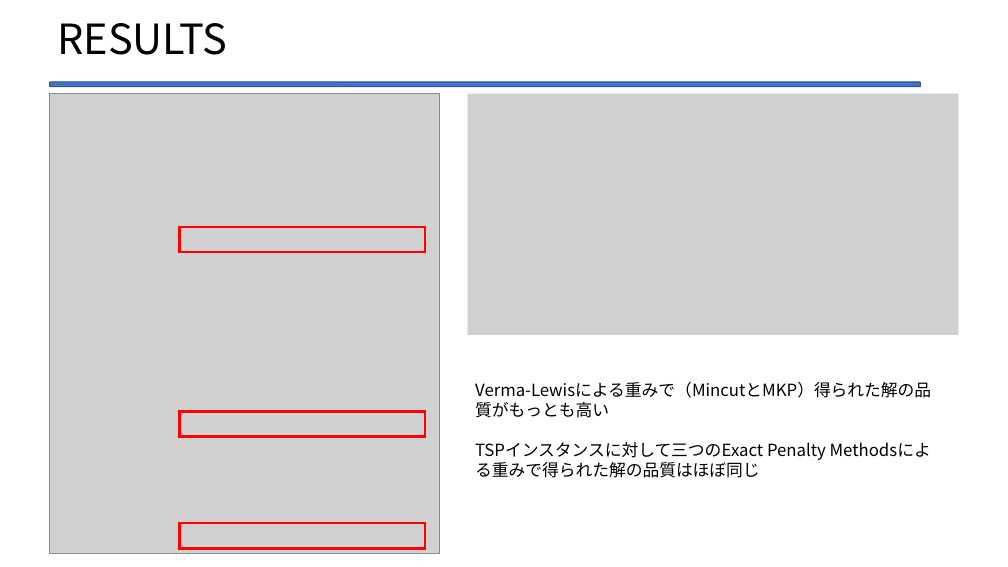
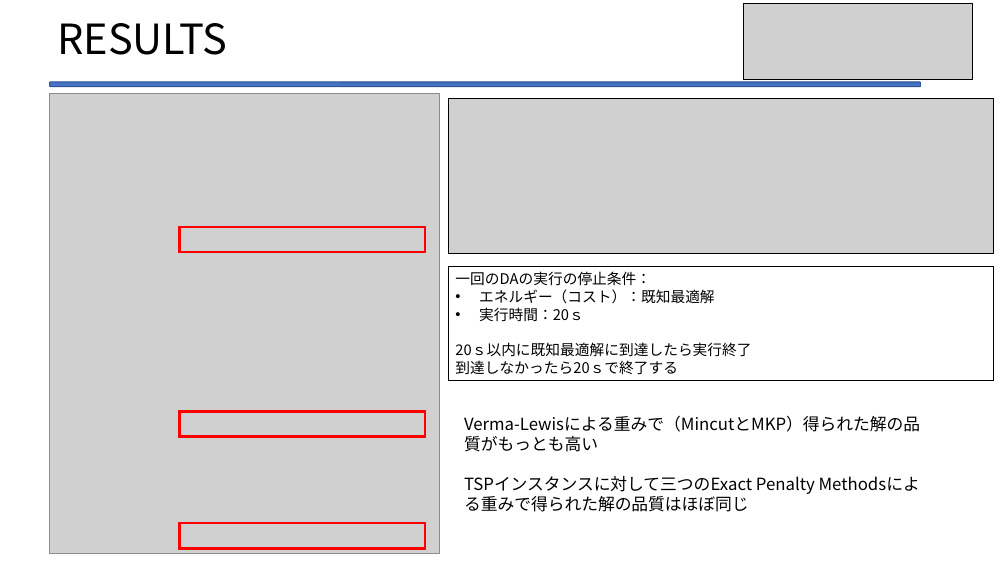
Before and after one commit to Legolas9999/zemi, a slide deck: slide 43 of lcj_ron_zemi2.pptx (slide 39 before the commit). Drawn at 1008x567 pixels with LibreOffice and Linux fonts; fonts in the diff are those of the drawing; grey boxes stand for pictures. Boxes give left, top, right and bottom in pixels: in the first picture for what was removed or moved away, otherwise in the second. Text is boxed around its words. In the diff, an @@ line names an element or a change of style, - is before the commit and + after.

```diff
--- a/lcj_ron_zemi2.pptx
+++ b/lcj_ron_zemi2.pptx
@@ picture added at (743, 3, 972, 79) @@
@@ picture: place and size @@
-picture at (468, 94, 959, 335)
+picture at (448, 98, 994, 253)
@@ rectangle added at (448, 266, 994, 380), outline #000000 0.75 pt, 14 pt, text #000000 @@
+一回のDAの実行の停止条件：
+• エネルギー（コスト）：既知最適解
+• 実行時間：20ｓ
+20ｓ以内に既知最適解に到達したら実行終了
+到達しなかったら20ｓで終了する
@@ text "Verma-Lewisによる重みで（MincutとMKP）得られた解の品質がもっとも高い": place and size @@
-text "Verma-Lewisによる重みで（MincutとMKP）得られた解の品質がもっとも高い" at (475, 382, 931, 460)
+text "Verma-Lewisによる重みで（MincutとMKP）得られた解の品質がもっとも高い" at (464, 415, 920, 494)
```
Also in this commit, not shown: 16 other slides changed, 4 slides added, 5 other files.
